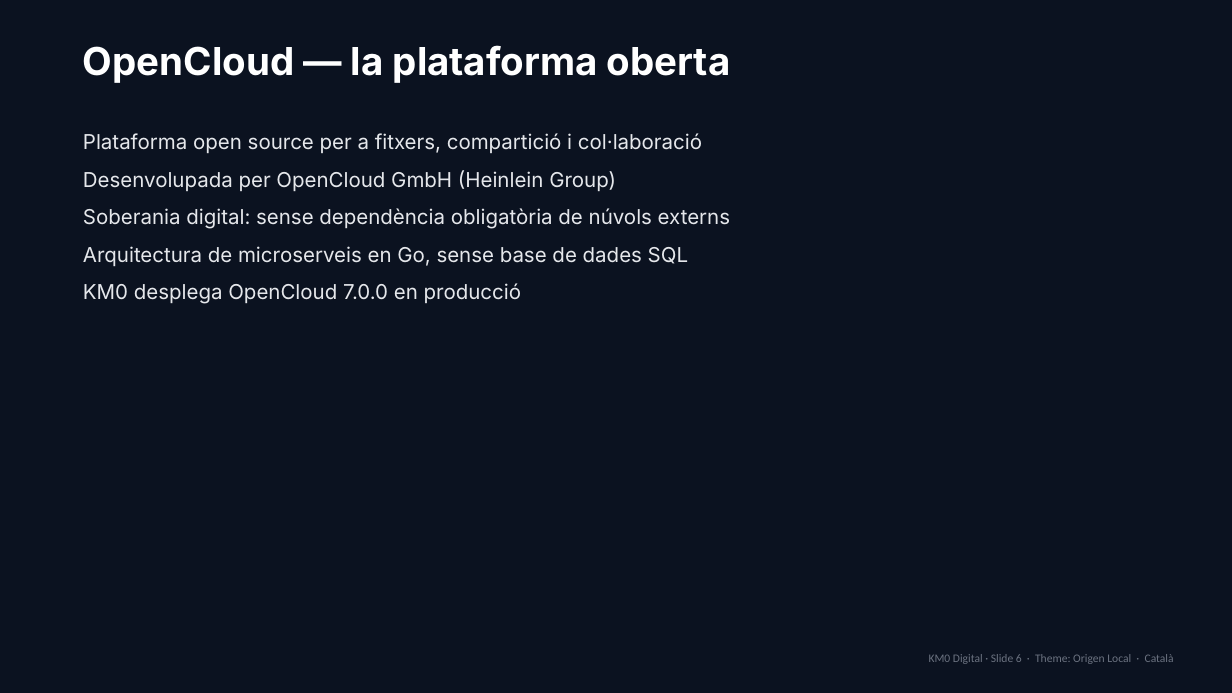
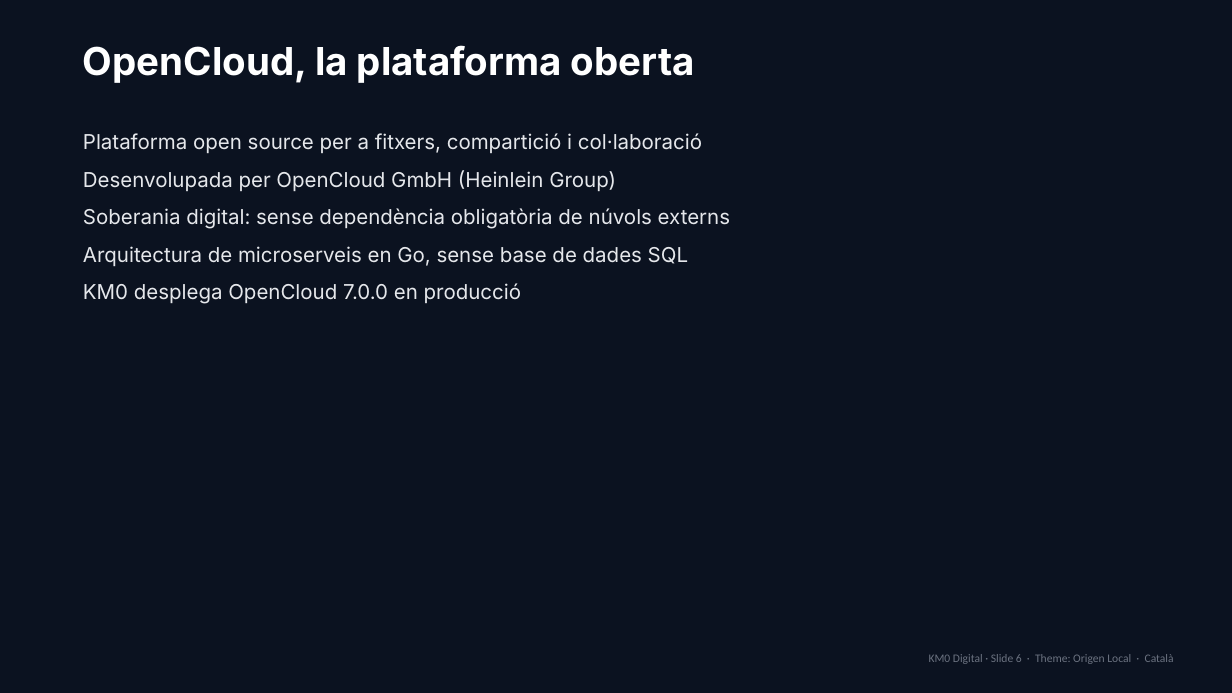
Before and after one commit to AMVARA-CONSULTING/km0-web, a slide deck: slide 6 of presentations/KM0-Origen-Local-CA.pptx. Drawn at 1232x693 pixels with LibreOffice and Linux fonts; fonts in the diff are those of the drawing. Boxes give left, top, right and bottom in pixels: in the first picture for what was removed or moved away, otherwise in the second. Text is boxed around its words. In the diff, an @@ line names an element or a change of style, - is before the commit and + after.

```diff
--- a/presentations/KM0-Origen-Local-CA.pptx
+++ b/presentations/KM0-Origen-Local-CA.pptx
@@ text at [83, 45, 695, 83]: text changed @@
-OpenCloud — la plataforma oberta
+OpenCloud, la plataforma oberta
```
Also in this commit, not shown: 4 other slides changed, 41 other files.
